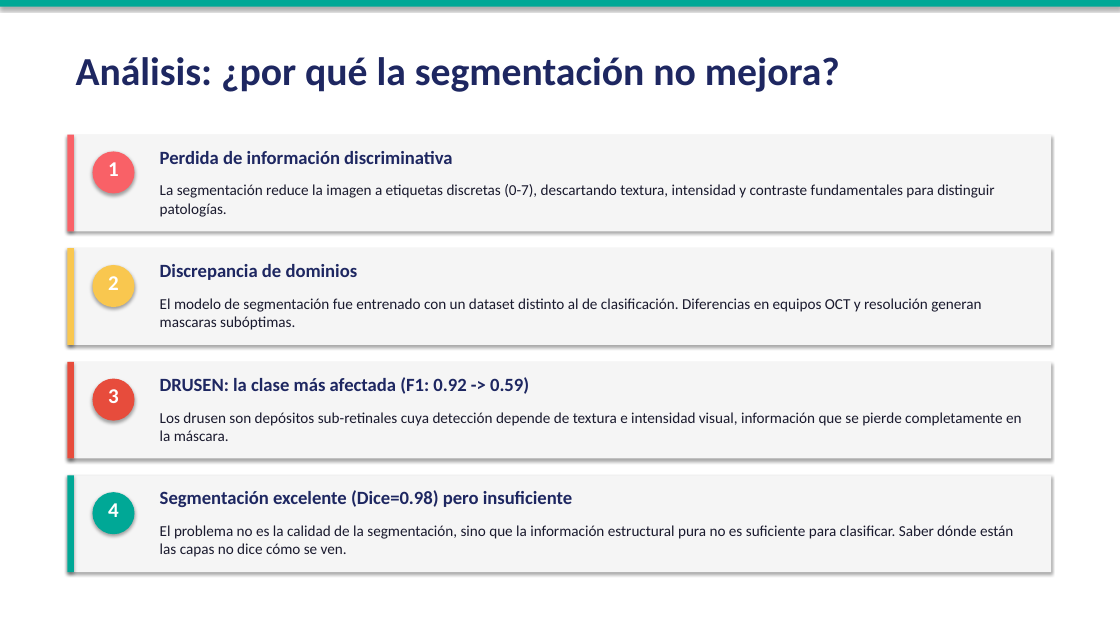
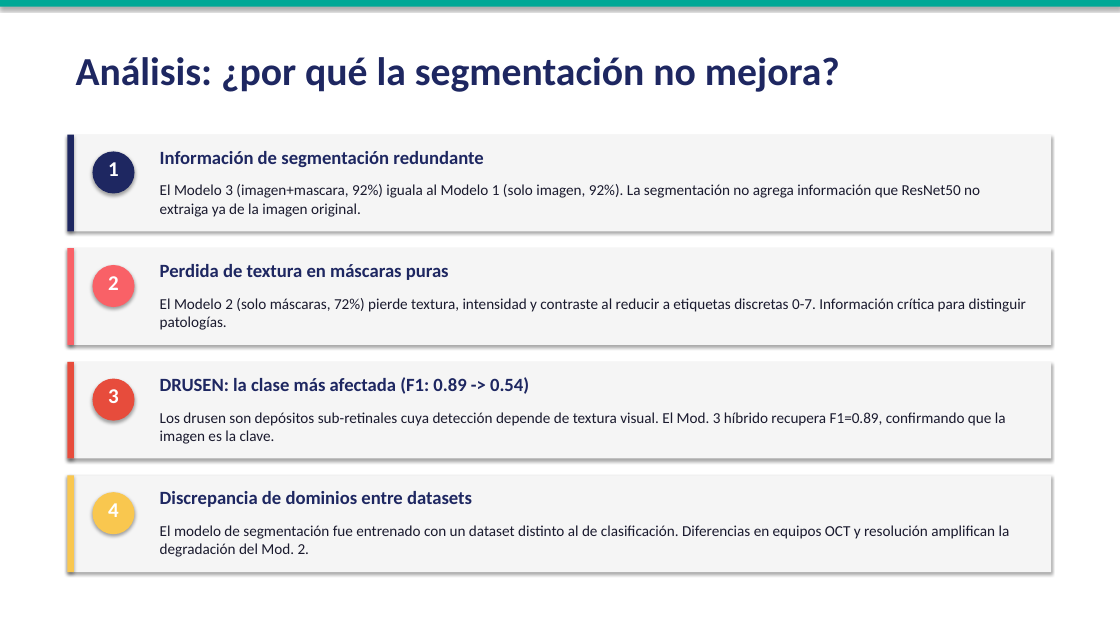
Before and after one commit to umagon/TP_vision_por_computadora_2, a slide deck: slide 10 of paper/presentacion_OCT.pptx. Drawn at 1120x631 pixels with LibreOffice and Linux fonts; fonts in the diff are those of the drawing. Boxes give left, top, right and bottom in pixels: in the first picture for what was removed or moved away, otherwise in the second. Text is boxed around its words. In the diff, an @@ line names an element or a change of style, - is before the commit and + after.

```diff
--- a/paper/presentacion_OCT.pptx
+++ b/paper/presentacion_OCT.pptx
@@ rectangle at [67,135,74,231]: fill #F96167 to #1E2761 @@
@@ ellipse at [92,151,135,193]: fill #F96167 to #1E2761 @@
@@ text at [160,151,483,167]: text changed @@
-Perdida de información discriminativa
+Información de segmentación redundante
@@ text at [160,184,980,217]: text changed @@
-La segmentación reduce la imagen a etiquetas discretas (0-7), descartando textura, intensidad y contraste fundamentales para distinguir patologías.
+El Modelo 3 (imagen+mascara, 92%) iguala al Modelo 1 (solo imagen, 92%). La segmentación no agrega información que ResNet50 no extraiga ya de la imagen original.
@@ rectangle at [67,248,74,345]: fill #F9C74F to #F96167 @@
@@ ellipse at [92,265,135,307]: fill #F9C74F to #F96167 @@
@@ text added at [160,264,449,280], 16 pt, text #1E2761, bold @@
+Perdida de textura en máscaras puras
@@ text added at [160,298,1026,330], 13 pt, text #1A1A2E @@
+El Modelo 2 (solo máscaras, 72%) pierde textura, intensidad y contraste al reducir a etiquetas discretas 0-7. Información crítica para distinguir patologías.
@@ text at [160,377,529,394]: text changed @@
-DRUSEN: la clase más afectada (F1: 0.92 -> 0.59)
+DRUSEN: la clase más afectada (F1: 0.89 -> 0.54)
@@ text at [160,412,1006,444]: text changed @@
-Los drusen son depósitos sub-retinales cuya detección depende de textura e intensidad visual, información que se pierde completamente en la máscara.
+Los drusen son depósitos sub-retinales cuya detección depende de textura visual. El Mod. 3 híbrido recupera F1=0.89, confirmando que la imagen es la clave.
@@ rectangle at [67,475,74,572]: fill #00A896 to #F9C74F @@
@@ ellipse at [92,492,135,534]: fill #00A896 to #F9C74F @@
@@ text at [160,491,472,507]: text changed @@
-Discrepancia de dominios
+Discrepancia de dominios entre datasets
@@ text removed at [160,490,572,507] @@
-Segmentación excelente (Dice=0.98) pero insuficiente
@@ text at [160,525,1010,557]: text changed @@
-El modelo de segmentación fue entrenado con un dataset distinto al de clasificación. Diferencias en equipos OCT y resolución generan mascaras subóptimas.
+El modelo de segmentación fue entrenado con un dataset distinto al de clasificación. Diferencias en equipos OCT y resolución amplifican la degradación del Mod. 2.
@@ text removed at [160,525,1013,557] @@
-El problema no es la calidad de la segmentación, sino que la información estructural pura no es suficiente para clasificar. Saber dónde están las capas no dice cómo se ven.
```
Also in this commit, not shown: 9 other slides changed, 8 other files.
